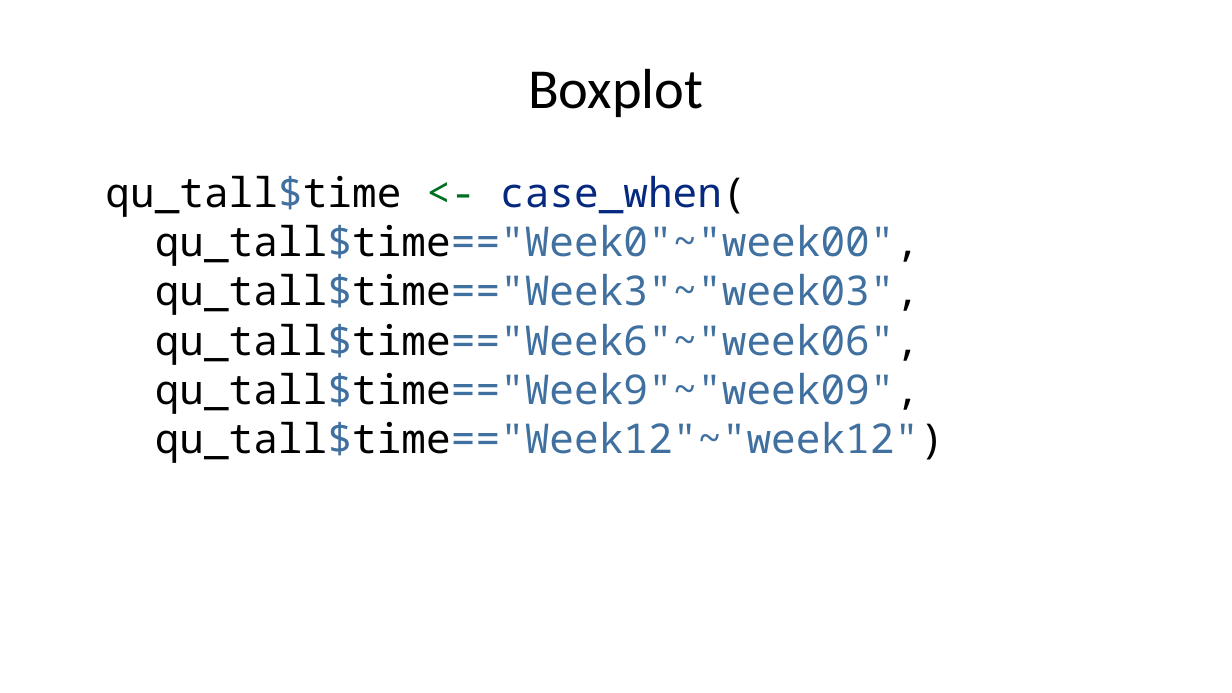
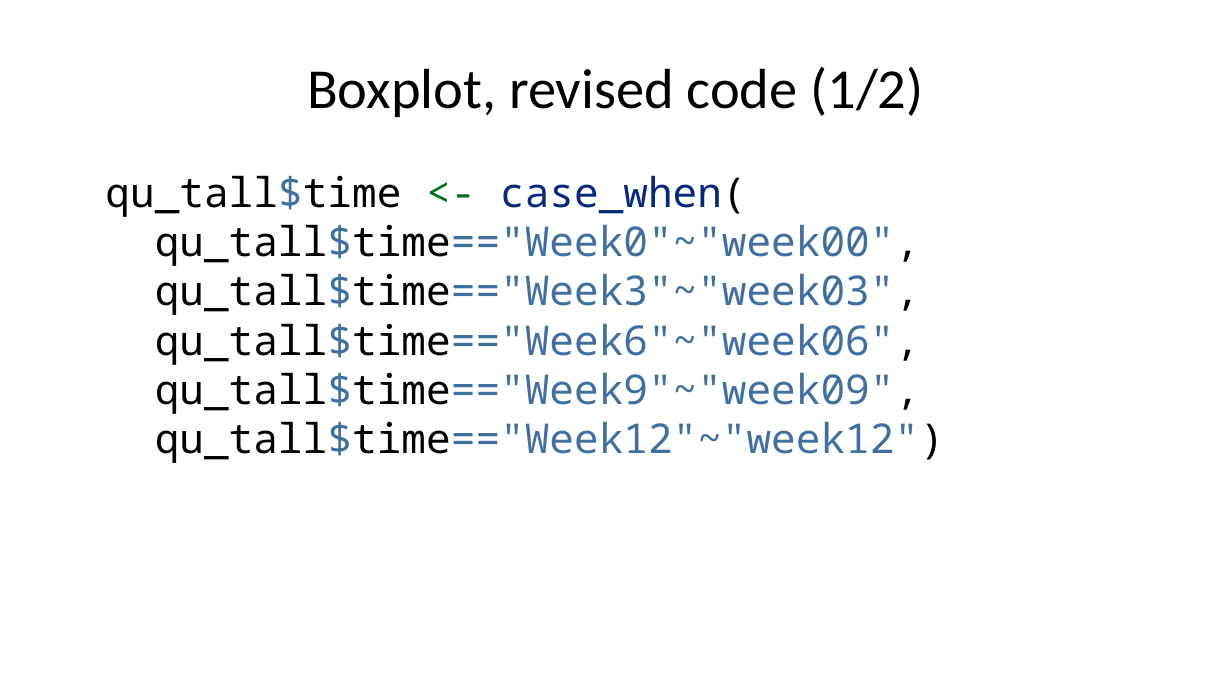
Before and after one commit to pmean/classes, a slide deck: slide 29 of introduction-to-r/results/v06-slides-and-speaker-notes.pptx. Drawn at 1232x693 pixels with LibreOffice and Linux fonts; fonts in the diff are those of the drawing. Boxes give left, top, right and bottom in pixels: in the first picture for what was removed or moved away, otherwise in the second. Text is boxed around its words. In the diff, an @@ line names an element or a change of style, - is before the commit and + after.

```diff
--- a/introduction-to-r/results/v06-slides-and-speaker-notes.pptx
+++ b/introduction-to-r/results/v06-slides-and-speaker-notes.pptx
@@ title at [307, 67, 923, 117]: text changed @@
-Boxplot
+Boxplot, revised code (1/2)
```
Also in this commit, not shown: 15 other slides changed, 2 slides added, 5 other files.
